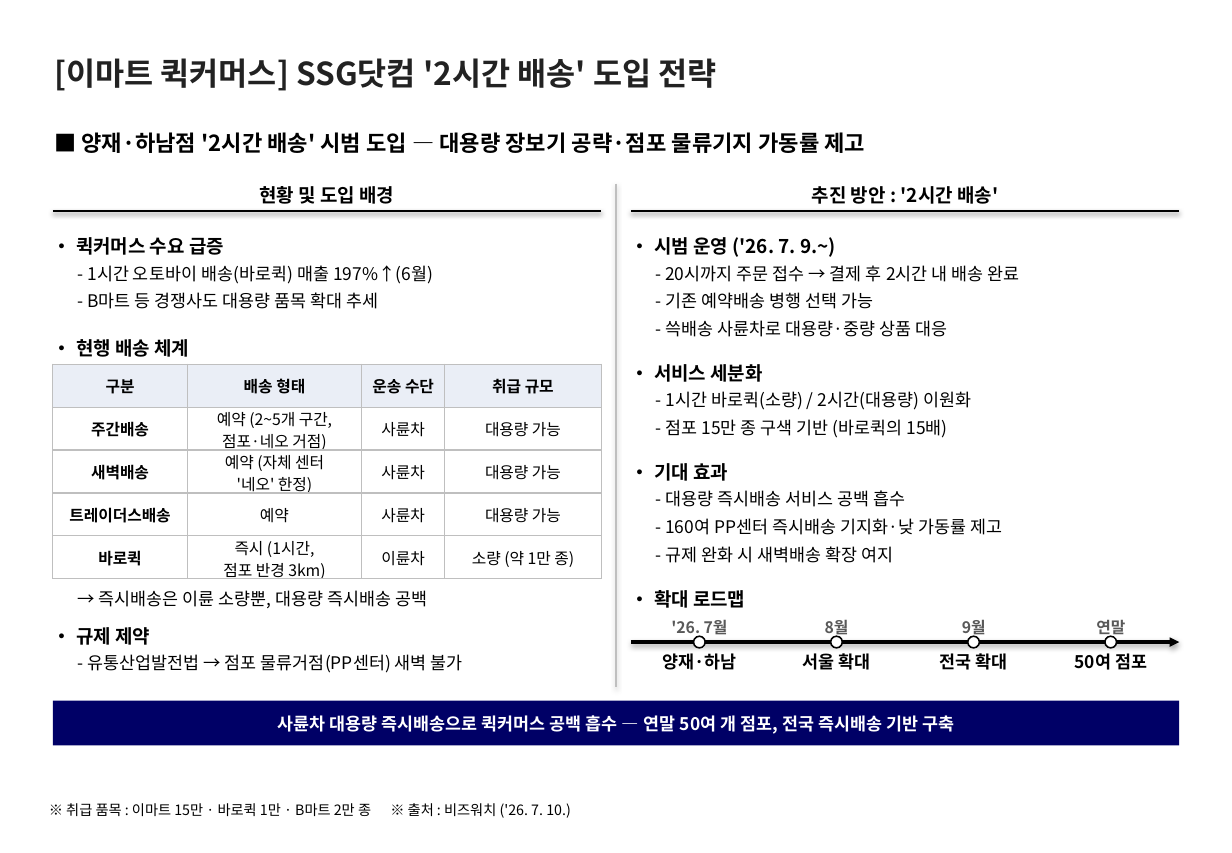
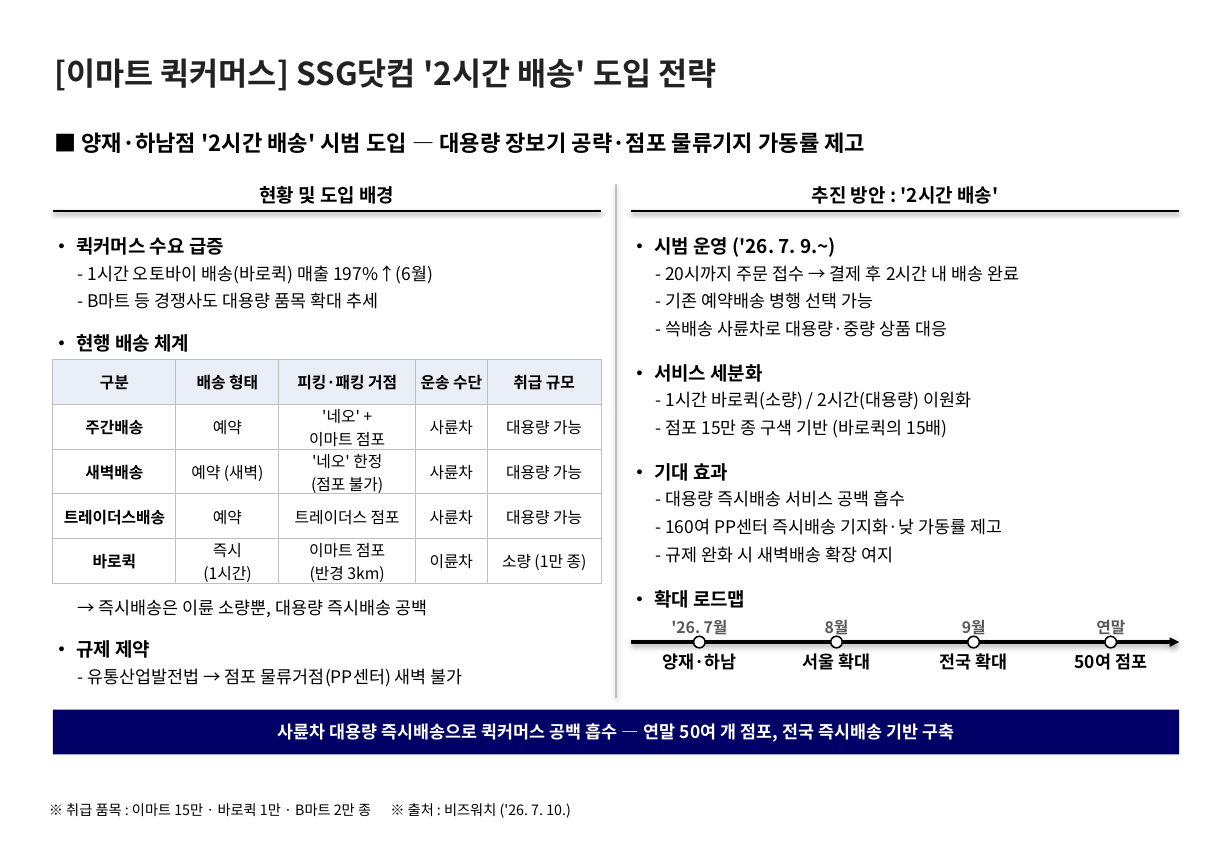
Before and after one commit to avoseed/web1, a slide deck: slide 1 of reports/ssg-quickcommerce-onepager.pptx. Drawn at 1232x853 pixels with LibreOffice and Linux fonts; fonts in the diff are those of the drawing. Boxes give left, top, right and bottom in pixels: in the first picture for what was removed or moved away, otherwise in the second. Text is boxed around its words. In the diff, an @@ line names an element or a change of style, - is before the commit and + after.

```diff
--- a/reports/ssg-quickcommerce-onepager.pptx
+++ b/reports/ssg-quickcommerce-onepager.pptx
@@ elbow line moved from (617, 183) - (617, 687) to (617, 183) - (617, 698) @@
@@ text "• 현행 배송 체계": place and size @@
-text "• 현행 배송 체계" at box(76, 339, 189, 357)
+text "• 현행 배송 체계" at box(76, 334, 189, 352)
@@ table at box(52, 359, 601, 588) @@
-column 2: 배송 형태 | 예약 (2~5개 구간, / 점포·네오 거점) | 예약 (자체 센터 / '네오' 한정) | 예약 | 즉시 (1시간, / 점포 반경 3km)
+column 2: 배송 형태 | 예약 | 예약 (새벽) | 예약 | 즉시 / (1시간)
+column 3: 피킹·패킹 거점 | '네오' + / 이마트 점포 | '네오' 한정 / (점포 불가) | 트레이더스 점포 | 이마트 점포 / (반경 3km)
-column 5, row 5: 소량 (약 1만 종)
+column 5, row 5: 소량 (1만 종)
@@ table: place and size @@
-table at box(52, 364, 602, 583)
+table at box(52, 359, 601, 588)
@@ text "• 규제 제약": place and size @@
-text "• 규제 제약" at box(76, 627, 150, 645)
+text "• 규제 제약" at box(76, 640, 150, 658)
@@ 3 texts, 1 rectangle: place and size @@
-3 texts, 1 rectangle at box(52, 590, 1180, 745)
+3 texts, 1 rectangle at box(52, 599, 1180, 754)
```
Also in this commit, not shown: 1 other file.
